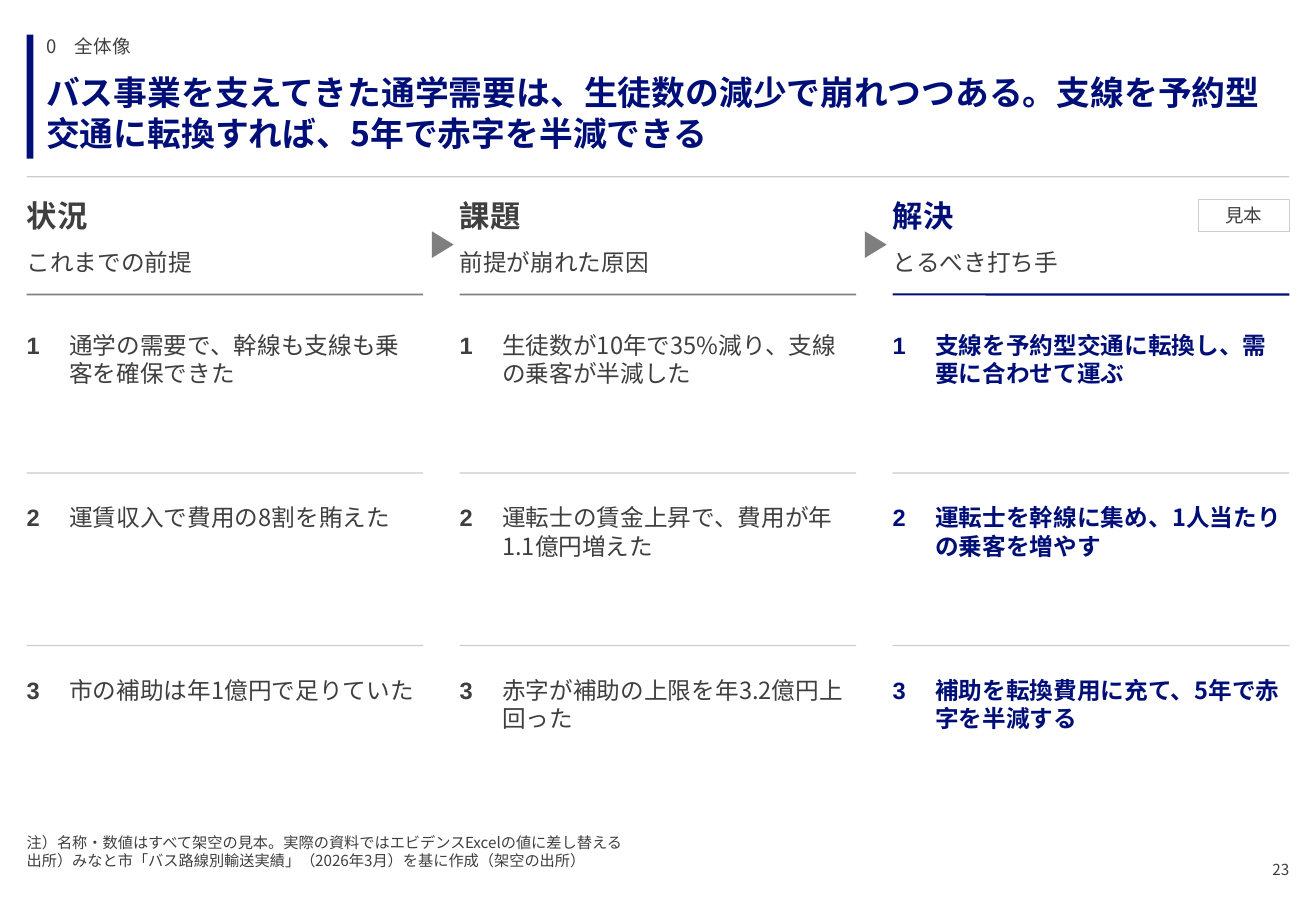
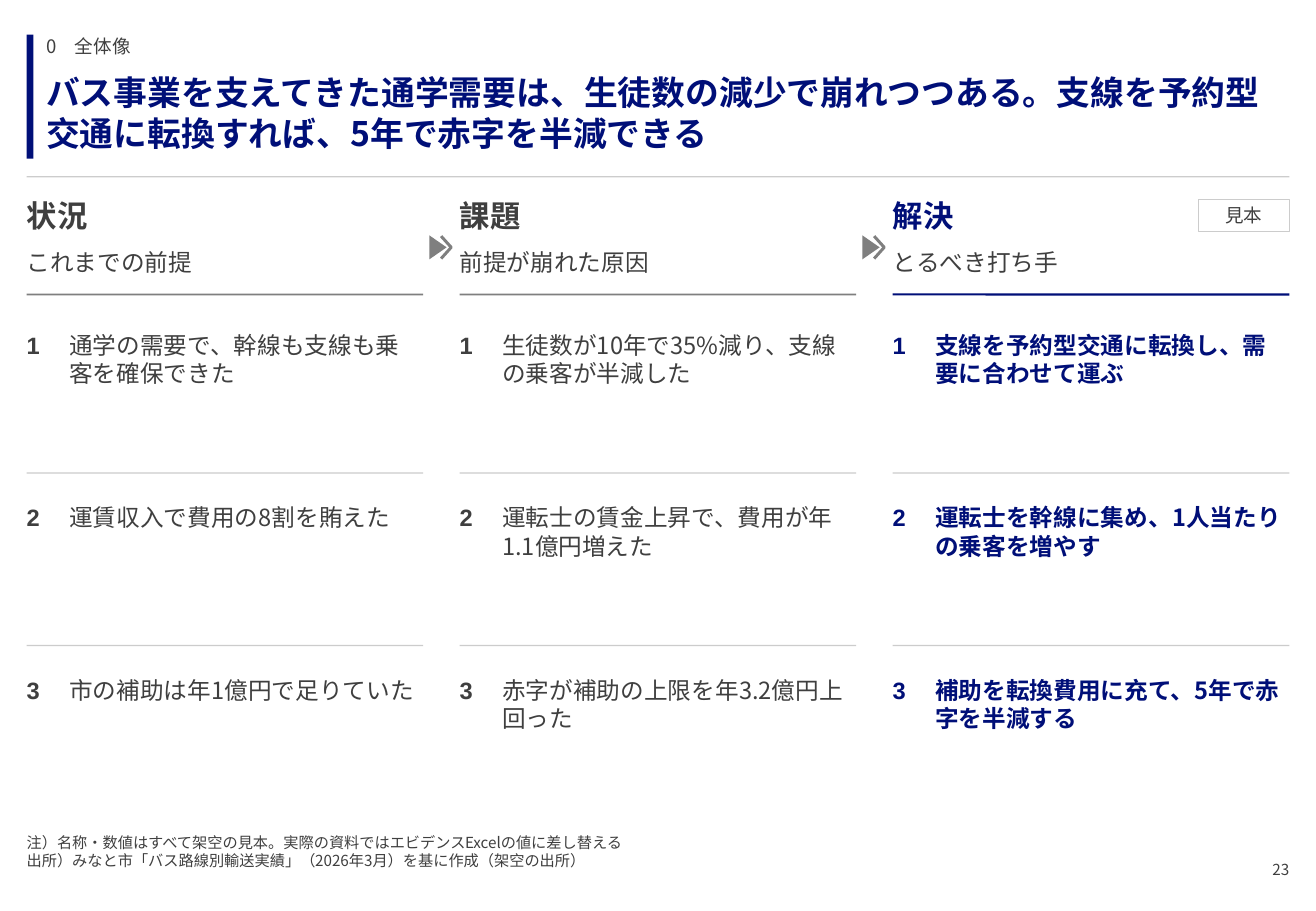
Before and after one commit to GontaHH/slide_builder, a slide deck: slide 23 of patterns/pattern-deck.pptx. Drawn at 1316x911 pixels with LibreOffice and Linux fonts; fonts in the diff are those of the drawing. Boxes give left, top, right and bottom in pixels: in the first picture for what was removed or moved away, otherwise in the second. Text is boxed around its words. In the diff, an @@ line names an element or a change of style, - is before the commit and + after.

```diff
--- a/patterns/pattern-deck.pptx
+++ b/patterns/pattern-deck.pptx
@@ freeform shape added at bbox=[429, 236, 446, 260], fill #7F7F7F @@
@@ triangle removed at bbox=[431, 231, 453, 258] @@
@@ freeform shape added at bbox=[441, 236, 451, 258], outline #7F7F7F 1.75 pt @@
@@ freeform shape added at bbox=[863, 236, 880, 260], fill #7F7F7F @@
@@ triangle removed at bbox=[865, 231, 887, 258] @@
@@ freeform shape added at bbox=[875, 236, 885, 258], outline #7F7F7F 1.75 pt @@
```
Also in this commit, not shown: 11 other slides changed, 10 other files.
